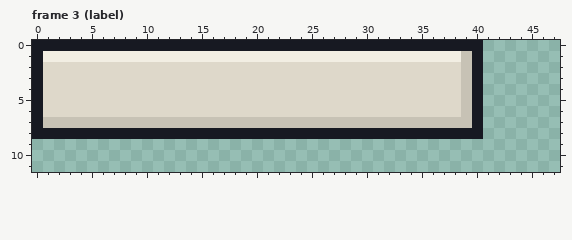
Pixel-art file, stored at art/src/endings/cassandra-mover.aseprite. Above: the version before the commit.
62x24 pixels, 3 frames. Shown: frame 3 (label): x 0..47, y 0..11.
The same view after the edit:
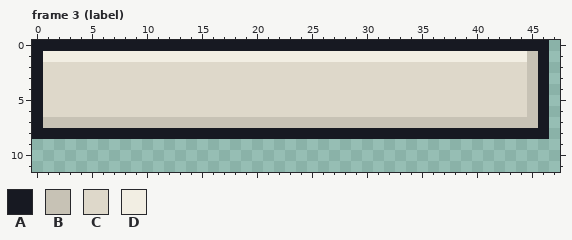
Palette (. is transparent): A #171922  B #c7c2b5  C #ded8ca  D #f2eee3
Diff:
Frame 3 (label):
y 0: x 41..46 ...... -> AAAAAA
y 1: x 39..46 BA...... -> DDDDDDBA
y 2..6: x 39..46 BA...... -> CCCCCCBA
y 7: x 40..46 A...... -> BBBBBBA
y 8: x 41..46 ...... -> AAAAAA
Where, in picture pixels (left, top, right, bottom), the same in both pictures:
changed: (461, 40, 549, 139)
